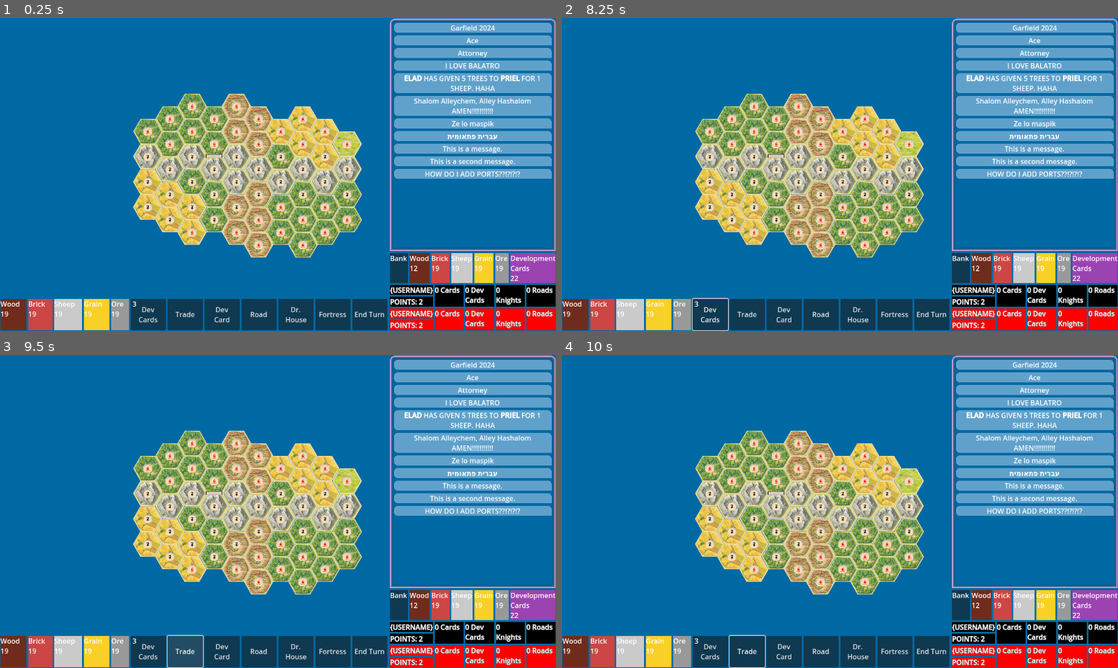
Above: before the commit, frames 1-4 (two rows, left to right).
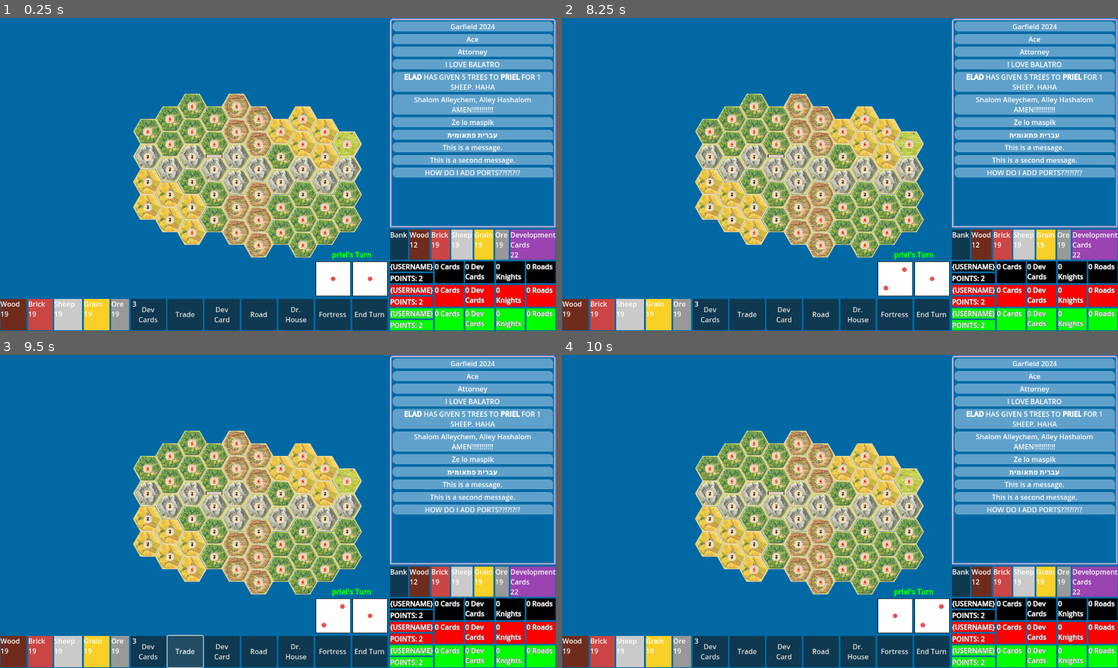
Above: after the commit, the same moments.

Repository: C0dot/Settlers-Of-Persia
Game: Godot game, scene res://main_game.tscn
The game is run twice, just before and just after one commit, with the same random seed, the same clock (stepped at 60 frames per second) and the same inputs.
Inputs (mouse positions are in pixels of both pictures, inside the frame that each line leads up to):
- Up to frame 1 (0.25 s): no input
- Up to frame 2 (8.25 s): click (895, 277) at 0.52 s; click (934, 277) at 1.27 s; click "Dev Cards" at 2 s; click "Trade" at 2.75 s; click "Dev Card" at 3.5 s; click "Road" at 4.25 s; click "Dr. House" at 5 s; click "Fortress" at 5.75 s; click "End Turn" at 6.5 s; click "Dev Cards" at 7.25 s; click (895, 277) at 8.02 s
- Up to frame 3 (9.5 s): click "Trade" at 8.75 s
- Up to frame 4 (10 s): click (934, 614) at 9.52 s

The runs differ from the first frame. In frame 1, 15% of the frame differs, in the area x 56-100%, y 0-100%; in frame 2, 15%, in the area x 23-100%, y 0-100%; in frame 3, 15%; in frame 4, 15%.

Commit message:
added a dice and a current player turn label.

Diff:
--- /dev/null
+++ b/current_player.gd
@@ -0,0 +1,6 @@
+extends RichTextLabel
+
+
+func set_turn_label(color: Color, username: String) -> void:
+	var hex = color.to_html()
+	text = "[center][color=" + hex + "][b]" + username + "'s Turn[/b][/color][/center]"
--- /dev/null
+++ b/dice_container.gd
@@ -0,0 +1,33 @@
+extends HBoxContainer
+
+var dice_textures = [
+	load("res://dice-1.png"),
+	load("res://dice-2.png"),
+	load("res://dice-3.png"),
+	load("res://dice-4.png"),
+	load("res://dice-5.png"),
+	load("res://dice-6.png")
+]
+
+var rng = RandomNumberGenerator.new()
+
+var value: int
+var dice1_number: int
+var dice2_number: int
+
+func roll_dice() -> void:
+	rng.randomize()
+	dice1_number = rng.randi_range(1, 6)
+	dice2_number = rng.randi_range(1, 6)
+	value = dice1_number + dice2_number
+
+	print("dice1: " + str(dice1_number) + " | dice2: " + str(dice2_number) + "\ncombined: " + str(value))
+
+	$DiceRollSfx.play()
+	$Dice1.texture_normal = dice_textures[dice1_number - 1]
+	$Dice2.texture_normal = dice_textures[dice2_number - 1]
+
+
+func toggle_dice() -> void:
+	$Dice1.disabled = not $Dice1.disabled
+	$Dice2.disabled = not $Dice2.disabled
--- a/game_ui_overlay.tscn
+++ b/game_ui_overlay.tscn
@@ -1,9 +1,13 @@
-[gd_scene load_steps=18 format=3 uid="uid://b8j7quidaqxsn"]
+[gd_scene load_steps=22 format=3 uid="uid://b8j7quidaqxsn"]
 
 [ext_resource type="Script" uid="uid://77rlrnlrkww4" path="res://test.gd" id="1_s5y2m"]
 [ext_resource type="Script" uid="uid://dsndow0maujxb" path="res://resources.gd" id="2_2jk4y"]
+[ext_resource type="Texture2D" uid="uid://bw4w57gvorivg" path="res://dice-1.png" id="2_adx3h"]
+[ext_resource type="Script" uid="uid://76phawhjxfm5" path="res://current_player.gd" id="2_dbbde"]
 [ext_resource type="Script" uid="uid://dpe3vrsn8ccic" path="res://log.gd" id="2_futde"]
 [ext_resource type="Script" uid="uid://bbenqatf8sy2s" path="res://bank_counter.gd" id="2_j2xrw"]
+[ext_resource type="Script" uid="uid://cr6j2pdq6xnrx" path="res://dice_container.gd" id="3_1cxvs"]
+[ext_resource type="AudioStream" uid="uid://djwm128ut6mvw" path="res://dice-rolling-sound.mp3" id="5_1cxvs"]
 
 [sub_resource type="StyleBoxFlat" id="StyleBoxFlat_2jk4y"]
 bg_color = Color(0.434544, 0.172489, 0.112079, 1)
@@ -20,15 +24,15 @@
 [sub_resource type="StyleBoxFlat" id="StyleBoxFlat_dbbde"]
 
 [sub_resource type="StyleBoxFlat" id="StyleBoxFlat_futde"]
-bg_color = Color(0, 0, 0, 0)
-border_width_left = 8
-border_width_top = 8
-border_width_right = 8
-border_width_bottom = 8
-border_color = Color(0.923919, 0.72256, 0.922625, 1)
+bg_color = Color(1, 1, 1, 0)
+border_width_left = 5
+border_width_top = 5
+border_width_right = 5
+border_width_bottom = 5
+border_color = Color(1, 0.685019, 0.889558, 1)
 border_blend = true
-corner_radius_top_left = 10
-corner_radius_top_right = 10
+corner_radius_top_left = 5
+corner_radius_top_right = 5
 
 [sub_resource type="StyleBoxFlat" id="StyleBoxFlat_uilok"]
 bg_color = Color(0.0588235, 0.223529, 0.313726, 1)
@@ -80,6 +84,44 @@
 size_flags_vertical = 3
 size_flags_stretch_ratio = 0.9
 theme_override_constants/margin_bottom = 2
+
+[node name="VBoxContainer" type="VBoxContainer" parent="Control/OtherTab/HBoxContainer/OnMapOverlay"]
+layout_mode = 2
+size_flags_horizontal = 8
+size_flags_vertical = 8
+
+[node name="CurrentPlayer" type="RichTextLabel" parent="Control/OtherTab/HBoxContainer/OnMapOverlay/VBoxContainer"]
+unique_name_in_owner = true
+layout_mode = 2
+size_flags_vertical = 0
+theme_override_font_sizes/bold_italics_font_size = 5
+bbcode_enabled = true
+text = "{USERNAME}'s Turn"
+fit_content = true
+script = ExtResource("2_dbbde")
+
+[node name="DiceContainer" type="HBoxContainer" parent="Control/OtherTab/HBoxContainer/OnMapOverlay/VBoxContainer"]
+layout_mode = 2
+theme_override_constants/separation = 5
+script = ExtResource("3_1cxvs")
+
+[node name="Dice1" type="TextureButton" parent="Control/OtherTab/HBoxContainer/OnMapOverlay/VBoxContainer/DiceContainer"]
+custom_minimum_size = Vector2(80, 80)
+layout_mode = 2
+texture_normal = ExtResource("2_adx3h")
+ignore_texture_size = true
+stretch_mode = 5
+
+[node name="Dice2" type="TextureButton" parent="Control/OtherTab/HBoxContainer/OnMapOverlay/VBoxContainer/DiceContainer"]
+custom_minimum_size = Vector2(80, 80)
+layout_mode = 2
+texture_normal = ExtResource("2_adx3h")
+ignore_texture_size = true
+stretch_mode = 5
+
+[node name="DiceRollSfx" type="AudioStreamPlayer" parent="Control/OtherTab/HBoxContainer/OnMapOverlay/VBoxContainer/DiceContainer"]
+stream = ExtResource("5_1cxvs")
+volume_db = -2.0
 
 [node name="ActionBar" type="HBoxContainer" parent="Control/OtherTab/HBoxContainer"]
 layout_mode = 2
@@ -228,6 +270,7 @@
 unique_name_in_owner = true
 layout_mode = 2
 size_flags_vertical = 3
+theme_override_constants/margin_left = 0
 theme_override_constants/margin_bottom = 1
 script = ExtResource("2_futde")
 
@@ -309,5 +352,7 @@
 25"
 fit_content = true
 
+[connection signal="pressed" from="Control/OtherTab/HBoxContainer/OnMapOverlay/VBoxContainer/DiceContainer/Dice1" to="Control/OtherTab/HBoxContainer/OnMapOverlay/VBoxContainer/DiceContainer" method="roll_dice"]
+[connection signal="pressed" from="Control/OtherTab/HBoxContainer/OnMapOverlay/VBoxContainer/DiceContainer/Dice2" to="Control/OtherTab/HBoxContainer/OnMapOverlay/VBoxContainer/DiceContainer" method="roll_dice"]
 [connection signal="mouse_entered" from="Control/TrackerTab/VBoxContainer/Log" to="Control/TrackerTab/VBoxContainer/Log" method="_on_mouse_entered"]
 [connection signal="mouse_exited" from="Control/TrackerTab/VBoxContainer/Log" to="Control/TrackerTab/VBoxContainer/Log" method="_on_mouse_exited"]
--- a/globals.gd
+++ b/globals.gd
@@ -1,6 +1,6 @@
 extends Node
 
-var player_count: int = 2
+var player_count: int = 3
 var mouse_on_log: bool = false
 var pan_toggle: bool = false:
 	set(value):
--- a/test.gd
+++ b/test.gd
@@ -20,5 +20,6 @@
 	$"OtherTab/HBoxContainer/ActionBar/Resources".add_dev_card("Knight")
 	$"OtherTab/HBoxContainer/ActionBar/Resources".add_dev_card("Year Of Plenty")
 	$"OtherTab/HBoxContainer/ActionBar/Resources".add_dev_card("Fortnite Monopoly")
-	Globals.pan_toggle = true
+	%"CurrentPlayer".set_turn_label(Globals.player_colors[2],"priel")
+	# Globals.pan_toggle = true
 	print("end of test.gd output.")
Not shown, added: current_player.gd.uid
Binary file added: dice-1.png
Not shown, added: dice-1.png.import
Binary file added: dice-2.png
Not shown, added: dice-2.png.import
Binary file added: dice-3.png
Not shown, added: dice-3.png.import
Binary file added: dice-4.png
Not shown, added: dice-4.png.import
Binary file added: dice-5.png
Not shown, added: dice-5.png.import
Binary file added: dice-6.png
(and 4 more such lines)
